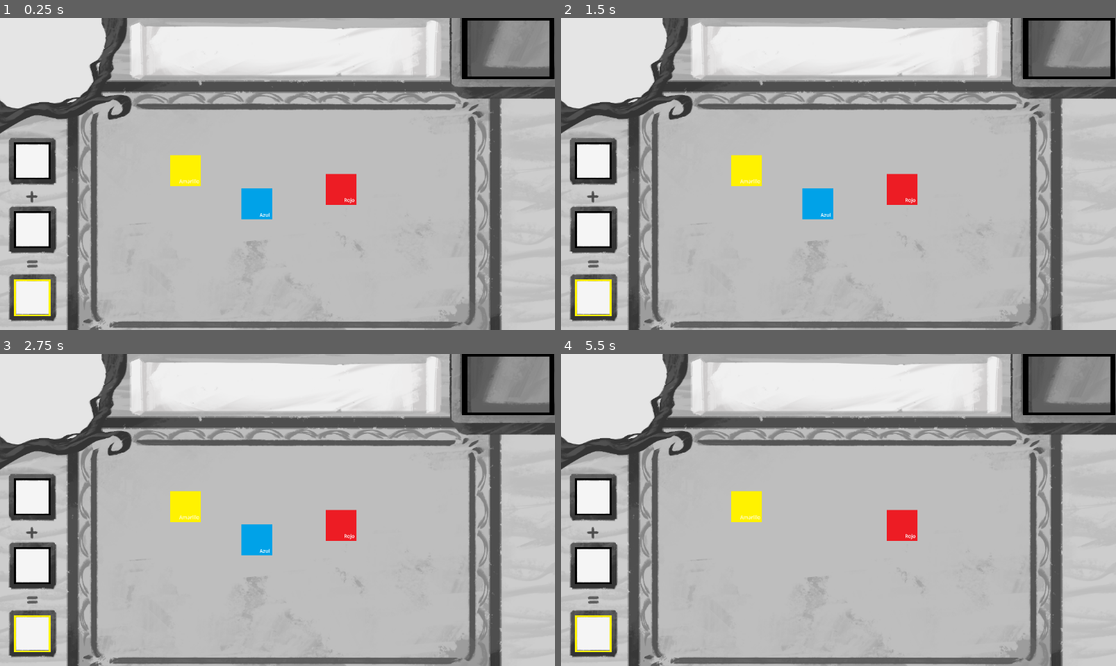
Above: before the commit, frames 1-4 (two rows, left to right).
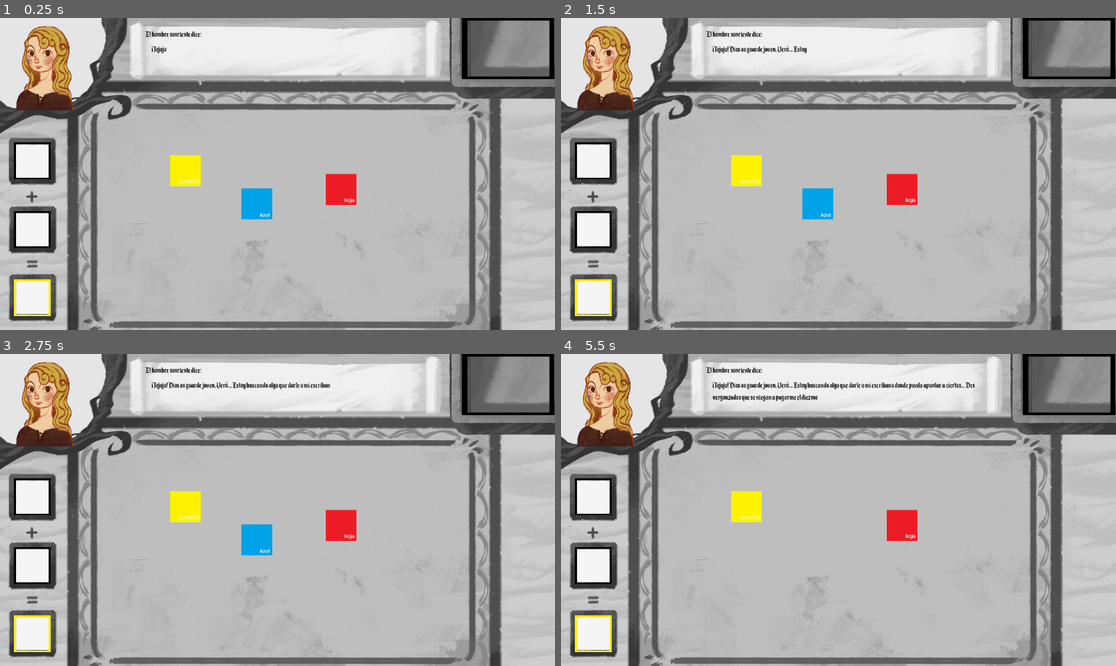
Above: after the commit, the same moments.

Repository: Couselin/CoruJam_RadiacionAlpha
Game: Godot game, scene res://00_scenes/mainScene.tscn
The game is run twice, just before and just after one commit, with the same random seed, the same clock (stepped at 60 frames per second) and the same inputs.
Inputs (mouse positions are in pixels of both pictures, inside the frame that each line leads up to):
- Up to frame 1 (0.25 s): no input
- Up to frame 2 (1.5 s): move the mouse to (594, 161) at 0.52 s; press the mouse at (594, 161) at 0.53 s; tap Enter at 1.25 s; move the mouse to (594, 230) at 1.27 s; release the mouse at (594, 230) at 1.28 s; click (594, 230) at 1.35 s
- Up to frame 3 (2.75 s): move the mouse to (510, 385) at 2.02 s; press the mouse at (510, 385) at 2.03 s
- Up to frame 4 (5.5 s): tap Space at 2.75, 4.25 s; move the mouse to (744, 506) at 2.77 s; release the mouse at (744, 506) at 2.78 s; click (744, 506) at 2.85 s; tap Enter at 3.5, 5 s; move the mouse to (816, 541) at 3.52 s; press the mouse at (816, 541) at 3.53 s; move the mouse to (899, 525) at 4.27 s; release the mouse at (899, 525) at 4.28 s; click (899, 525) at 4.35 s; move the mouse to (866, 510) at 5.02 s; press the mouse at (866, 510) at 5.03 s

The runs differ from the first frame. In frame 1, 2.3% of the frame differs, in the area x 2-37%, y 2-30%; in frame 2, 2.5%; in frame 3, 2.7%; in frame 4, 3.1%, in the area x 2-75%, y 2-30%.

Commit message:
Tenemos sistema de dialogos (solo falta implementarlos)

Diff:
--- a/00_scenes/mainScene.tscn
+++ b/00_scenes/mainScene.tscn
@@ -7,10 +7,14 @@
 [ext_resource type="PackedScene" uid="uid://cpk1gg770cr2c" path="res://01_assets/00_items/itemsPrueba/itemAzul.tscn" id="5_t6w3n"]
 [ext_resource type="PackedScene" uid="uid://cawo6ubjilmhu" path="res://01_assets/00_items/itemsPrueba/itemRojo.tscn" id="6_mpmdo"]
 [ext_resource type="PackedScene" uid="uid://dndcwbgn0q87a" path="res://01_assets/01_ui/FinalProductSlot.tscn" id="7_mpmdo"]
+[ext_resource type="PackedScene" uid="uid://cxqp4anx7n834" path="res://01_assets/02_characters/character.tscn" id="8_mpmdo"]
+[ext_resource type="PackedScene" uid="uid://blwq1leesr3rq" path="res://01_assets/03_dialogos/Dialogue.tscn" id="9_eltik"]
 
-[node name="Node2D" type="Node2D" unique_id=815484022 node_paths=PackedStringArray("DeliverySlot")]
+[node name="Node2D" type="Node2D" unique_id=815484022 node_paths=PackedStringArray("DeliverySlot", "character", "cajaDialogos")]
 script = ExtResource("1_7rbd1")
 DeliverySlot = NodePath("DeliverySlot")
+character = NodePath("Character")
+cajaDialogos = NodePath("Control")
 
 [node name="interfaceImage" type="Sprite2D" parent="." unique_id=385981431]
 scale = Vector2(0.6, 0.6)
@@ -47,3 +51,12 @@
 
 [node name="rojo" parent="." unique_id=268196808 instance=ExtResource("6_mpmdo")]
 position = Vector2(708, 356)
+
+[node name="Character" parent="." unique_id=435411583 instance=ExtResource("8_mpmdo")]
+position = Vector2(93, 100)
+
+[node name="Control" parent="." unique_id=1773824511 instance=ExtResource("9_eltik")]
+offset_left = 300.0
+offset_top = 21.98
+offset_right = 877.0
+offset_bottom = 121.979996
--- a/00_scenes/main_scene.gd
+++ b/00_scenes/main_scene.gd
@@ -1,11 +1,17 @@
 extends Node2D
 
 @export var DeliverySlot: BasicSlot
-
-
+@export var character: Character
+@export var cajaDialogos: DialogoBasic
+@export var dialogueNumber: int = 0
 # BEGIN PLAY
 func _ready() -> void:
 	DeliverySlot.itemOnSlot.connect(checkDelivery)
+	#character.cambiarImagen(AA)
+	cajaDialogos.cambiarNombre("El hombre sonriente dice:")
+	cajaDialogos.cambiarDialogo("¡Jojojo! Dios os guarde joven. Verá... Estoy buscando algo que darle a mi escribano donde pueda apuntar a ciertos... Desvergonzados que se niegan a pagarme el diezmo ¡Jojojo! ¿conocéis algo que pueda servirme?")
+	cajaDialogos.animate_label()
+	dialogueNumber=1
 	pass
 
 
@@ -17,6 +23,24 @@
 #Detectar pedido correcto
 func checkDelivery():
 	if !DeliverySlot.SlotEmpty:
-		if DeliverySlot.ItemReference.ItemID == "azul":
-			print("item correcto")
+		if dialogueNumber==1:
+			if DeliverySlot.ItemReference.ItemID == "azul":
+				print("item correcto")
+				character.cambiarImagen(character.EB)
+				cajaDialogos.cambiarDialogo("¡Pardiez, esto es justo lo que necesitaba! ¿Cómo, un pagamento? ¿Cree usted en el santísimo, joven? ¡Pues el hombre propone y Dios dispone! Jojojo ¡Nos vemos!")
+				cajaDialogos.animate_label()
+				dialogueNumber=dialogueNumber+1
+				await get_tree().create_timer(5).timeout
+				siguienteDialogo(character.dardo,"Dardo dice:","puto")
+			else:
+				cajaDialogos.cambiarDialogo("Eres gilipollas.")
+				cajaDialogos.animate_label()
+		elif dialogueNumber==2:
 			pass
+
+func siguienteDialogo(sprite,nombre,dialogo):
+	character.cambiarImagen(sprite)
+	cajaDialogos.cambiarNombre(nombre)
+	cajaDialogos.cambiarDialogo(dialogo)
+	cajaDialogos.animate_label()
+	pass
--- a/01_assets/01_ui/01_tipogafia/TextoObjetos.tres
+++ b/01_assets/01_ui/01_tipogafia/TextoObjetos.tres
@@ -4,3 +4,5 @@
 
 [resource]
 font = ExtResource("1_h0c1x")
+font_size = 18
+font_color = Color(0.012617188, 0.012617188, 0.012617188, 1)
--- a/01_assets/02_characters/character.gd
+++ b/01_assets/02_characters/character.gd
@@ -1,18 +1,34 @@
 extends Sprite2D
 
+class_name Character
 
 @onready var sprite_2d: Sprite2D = $"."
 
-@export var sprite: Texture = null
+@export var AA: Texture
+@export var AB: Texture
+@export var BA: Texture
+@export var BB: Texture
+@export var CA: Texture
+@export var CB: Texture
+@export var DA: Texture
+@export var DB: Texture
+@export var EA: Texture
+@export var EB: Texture
+@export var FA: Texture
+@export var FB: Texture
+@export var GA: Texture
+@export var GB: Texture
+@export var HA: Texture
+@export var HB: Texture
+@export var dardo: Texture
 
 # Called when the node enters the scene tree for the first time.
 func _ready() -> void:
-	cambiarImagen(sprite)
 	pass # Replace with function body.
 
 
 # Called every frame. 'delta' is the elapsed time since the previous frame.
-func _process(delta: float) -> void:
+func _process(_delta: float) -> void:
 	pass
 
 func cambiarImagen(imagen) -> void:
--- a/01_assets/02_characters/character.tscn
+++ b/01_assets/02_characters/character.tscn
@@ -2,7 +2,13 @@
 
 [ext_resource type="Script" uid="uid://bqvys1me2jixx" path="res://01_assets/02_characters/character.gd" id="1_5l5l5"]
 [ext_resource type="Texture2D" uid="uid://dxt0gmnu6ltun" path="res://01_assets/02_characters/01_images/05_artistaFrustrada/JAM_artistaFrustrada01.png" id="2_3g00j"]
+[ext_resource type="Texture2D" uid="uid://bps1x8egawabo" path="res://01_assets/02_characters/01_images/05_artistaFrustrada/JAM_artistaFrustrada02.png" id="3_2tkx6"]
+[ext_resource type="Texture2D" uid="uid://c0a4s6kwuf3qj" path="res://01_assets/00_items/sprites/99_paceholders/dardo.jpeg" id="4_n4qlo"]
 
 [node name="Sprite2D" type="Sprite2D" unique_id=435411583]
+scale = Vector2(0.18, 0.18)
+texture = ExtResource("2_3g00j")
 script = ExtResource("1_5l5l5")
-sprite = ExtResource("2_3g00j")
+EA = ExtResource("2_3g00j")
+EB = ExtResource("3_2tkx6")
+dardo = ExtResource("4_n4qlo")
--- a/01_assets/03_dialogos/Dialogue.tscn
+++ b/01_assets/03_dialogos/Dialogue.tscn
@@ -18,14 +18,18 @@
 offset_top = 1.0
 offset_right = 33.0
 offset_bottom = 20.0
+text = "Nombre"
 label_settings = ExtResource("2_awt3o")
 
 [node name="LabelDialogo" type="Label" parent="." unique_id=69308976]
 layout_mode = 0
+offset_left = 15.0
 offset_top = 32.0
-offset_right = 40.0
-offset_bottom = 55.0
+offset_right = 565.0
+offset_bottom = 95.0
+text = "Lorem ipsum dbajkhvidslvbejkvbdjkhvisuebjvbskcxhvsiucbdjhkjsvbjkbfdsjgvcjsbhjhdgsubsdjsvgsjbfdgvbjsfvxcbvhjsf ufh dkjfiuagf sfagsdf afgwfgcfzd fafaigfsjx faf div sf sf fsdif "
 label_settings = ExtResource("2_awt3o")
+autowrap_mode = 1
 
 [node name="Timer" type="Timer" parent="." unique_id=855158881]
-wait_time = 0.1
+wait_time = 0.025
--- a/01_assets/03_dialogos/dialogoBasic.gd
+++ b/01_assets/03_dialogos/dialogoBasic.gd
@@ -1,7 +1,9 @@
 extends Control
 
+class_name DialogoBasic
+
 @onready var label_nombre: Label = $LabelNombre
-@onready var timer: Timer = $Timer
+@onready var timerD: Timer = $Timer
 @onready var label_dialogo: Label = $LabelDialogo
 
 @export var nombre: String = "null"
@@ -11,32 +13,18 @@
 
 # Called when the node enters the scene tree for the first time.
 func _ready() -> void:
-	timer.timeout.connect(animate_label)
-
-	textoNombre()
-	textoDialogo()
-	animate_label()
-	cambiarDialogo("holiii")
+	timerD.timeout.connect(animate_label)
 
 
 func _process(_delta: float) -> void:
-	siguienteDialogo()
+	pass
 
 func animate_label() -> void:
 	label_dialogo.visible_characters +=1
-
-	timer.start()
-
-func textoNombre() -> void:
-	label_nombre.text = nombre
-
-func textoDialogo() -> void:
-	label_dialogo.text = dialogo
+	timerD.start()
 
 func cambiarDialogo(nuevoDialogo) -> void:
 	label_dialogo.text = nuevoDialogo
 
-
-func siguienteDialogo() -> void:
-	if n == 1:
-		cambiarDialogo("holiii")
+func cambiarNombre(nuevoNombre) -> void:
+	label_nombre.text = nuevoNombre
--- a/project.godot
+++ b/project.godot
@@ -27,6 +27,11 @@
 ]
 }
 
+[internationalization]
+
+rendering/size/viewport_height=648
+rendering/size/viewport_width=1152
+
 [physics]
 
 3d/physics_engine="Jolt Physics"
